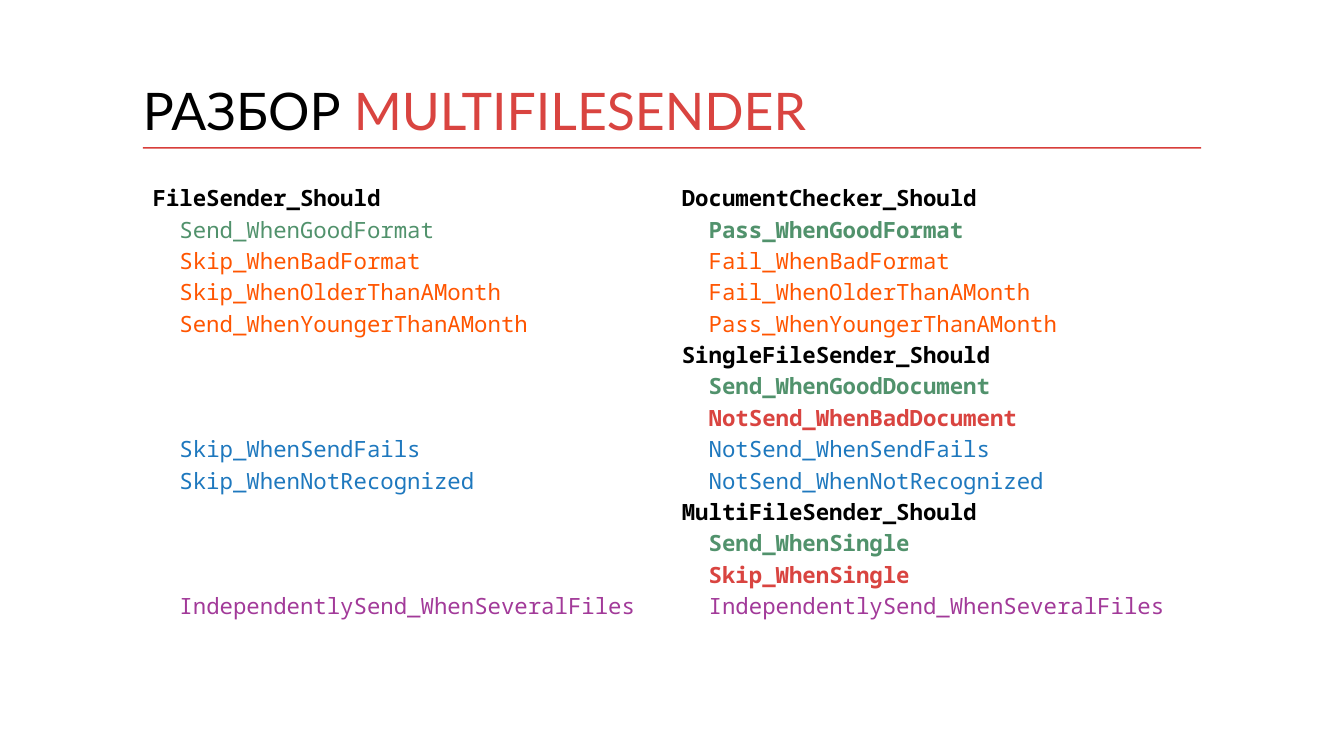
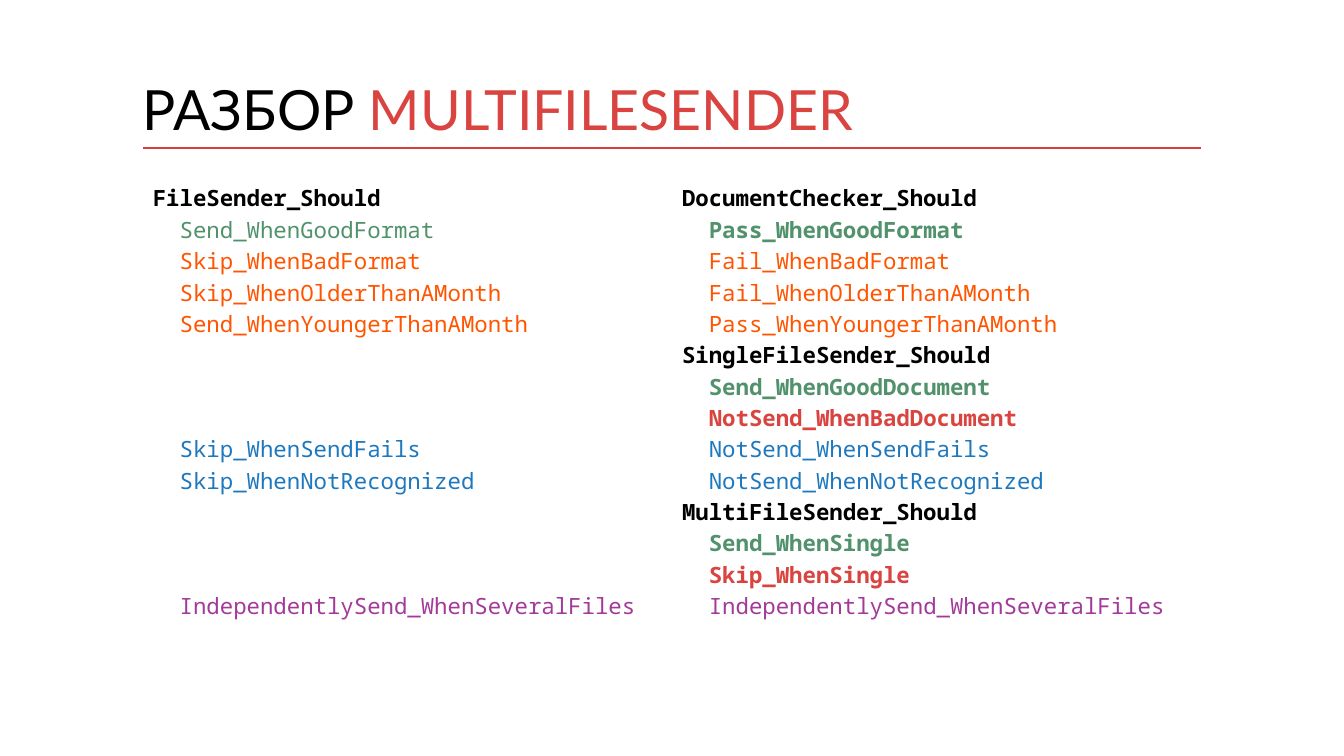
Before and after one commit to kontur-courses/mocks, a slide deck: slide 18 of mocks.pptx. Drawn at 1344x756 pixels with LibreOffice and Linux fonts; fonts in the diff are those of the drawing. Boxes give left, top, right and bottom in pixels: in the first picture for what was removed or moved away, otherwise in the second. Text is boxed around its words. In the diff, an @@ line names an element or a change of style, - is before the commit and + after.

```diff
--- a/mocks.pptx
+++ b/mocks.pptx
@@ title "РАЗБОР MULTIFILESENDER" at bbox=[143, 90, 853, 131]: size 37 to 39.6 pt @@
```
Also in this commit, not shown: 19 other slides changed, 1 slide added, 1 slide removed.
